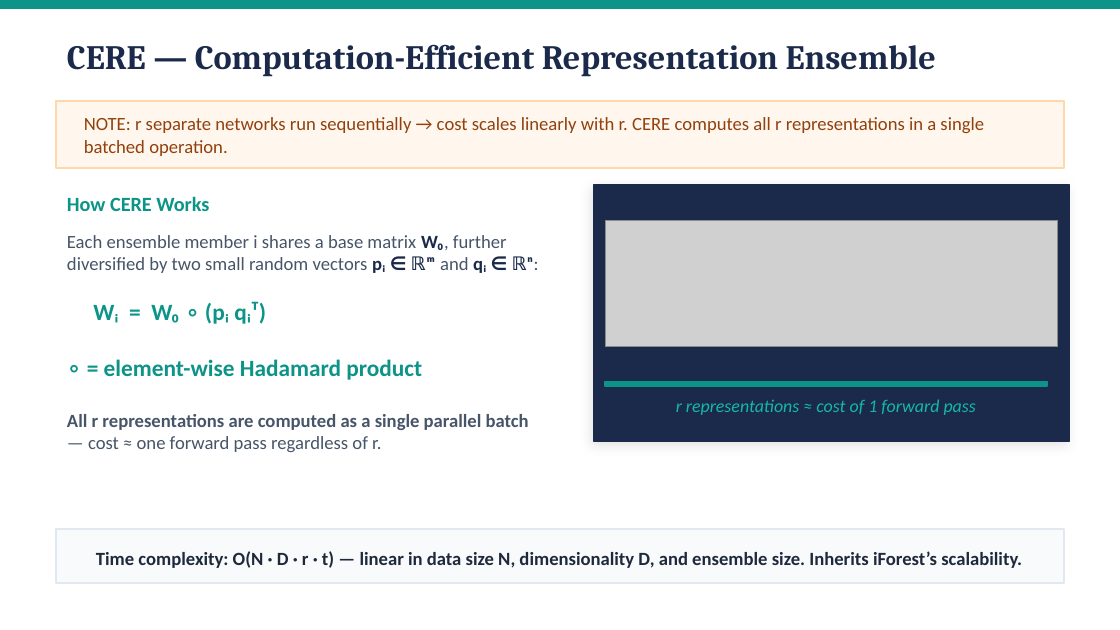
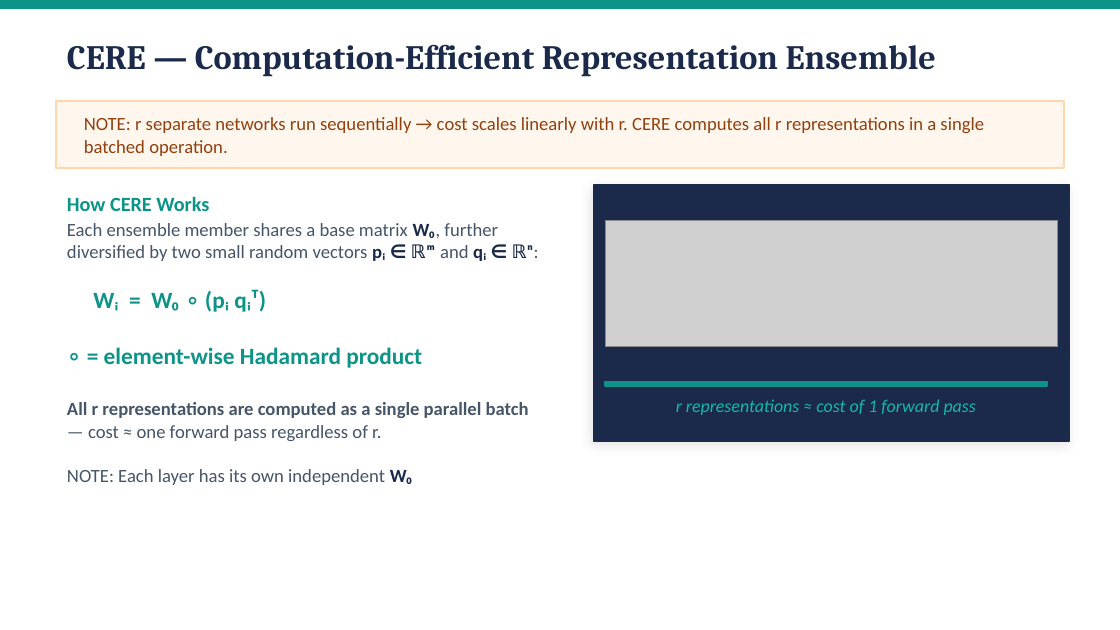
Before and after one commit to amanj4/aman-training-modules, a slide deck: slide 8 of Summary/training_review.pptx (slide 7 before the commit). Drawn at 1120x630 pixels with LibreOffice and Linux fonts; fonts in the diff are those of the drawing; grey boxes stand for pictures. Boxes give left, top, right and bottom in pixels: in the first picture for what was removed or moved away, otherwise in the second. Text is boxed around its words. In the diff, an @@ line names an element or a change of style, - is before the commit and + after.

```diff
--- a/Summary/training_review.pptx
+++ b/Summary/training_review.pptx
@@ text at <box>67,223,529,485</box>: text changed @@
-Each ensemble member i shares a base matrix W₀, further diversified by two small random vectors pᵢ ∈ ℝᵐ and qᵢ ∈ ℝⁿ:
-Wᵢ = W₀ ∘ (pᵢ qᵢᵀ)
-∘ = element-wise Hadamard product
-All r representations are computed as a single parallel batch — cost ≈ one forward pass regardless of r.
+Each ensemble member shares a base matrix W₀, further diversified by two small random vectors pᵢ ∈ ℝᵐ and qᵢ ∈ ℝⁿ:
+Wᵢ = W₀ ∘ (pᵢ qᵢᵀ)
+∘ = element-wise Hadamard product
+All r representations are computed as a single parallel batch — cost ≈ one forward pass regardless of r.
+NOTE: Each layer has its own independent W₀
@@ rectangle removed at <box>56,529,1064,582</box> @@
@@ text removed at <box>96,551,1022,568</box> @@
-Time complexity: O(N · D · r · t) — linear in data size N, dimensionality D, and ensemble size. Inherits iForest’s scalability.
```
Also in this commit, not shown: 15 other slides changed, 6 slides added, 3 slides removed, 1 other file.
